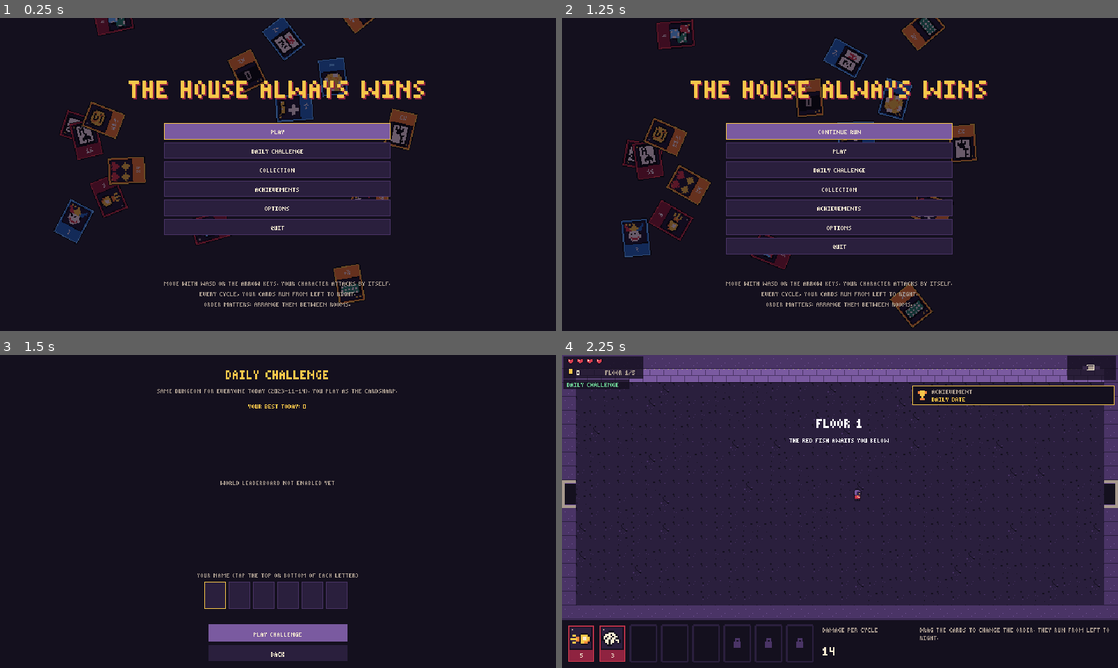
Above: before the commit, frames 1-4 (two rows, left to right).
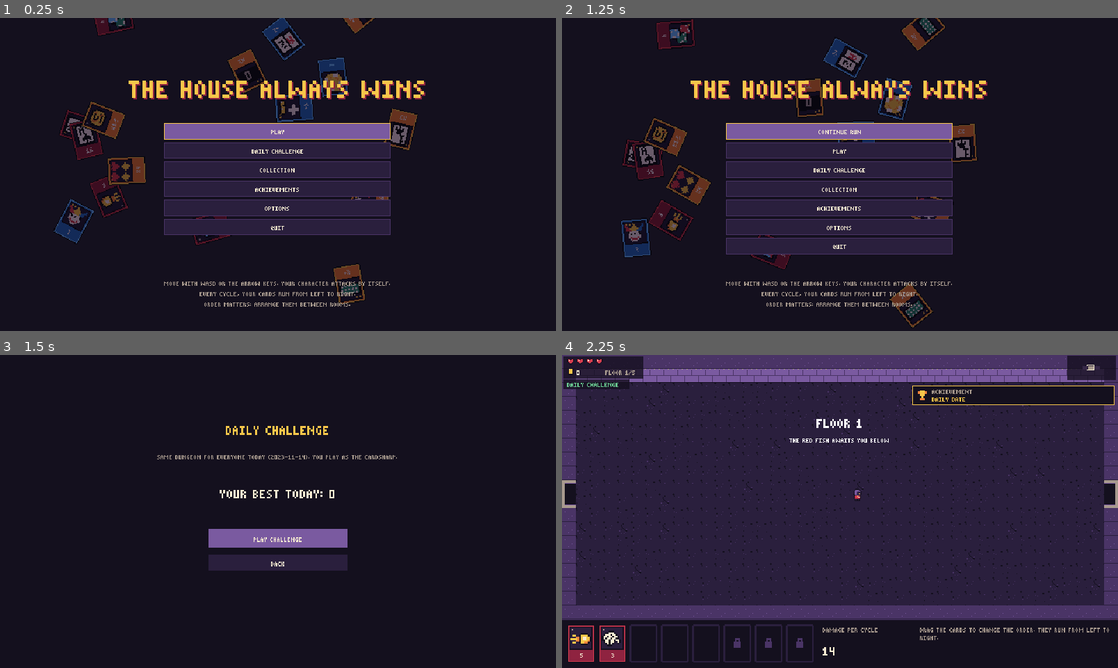
Above: after the commit, the same moments.

Repository: jcamara1240-hub/la-casa-siempre-gana
Game: Godot game, scene res://scenes/main.tscn
Two runs of this game, one before a commit and one after it. Both use one fixed random seed, a clock stepped at 60 frames per second and the inputs below.
Inputs (mouse positions are in pixels of both pictures, inside the frame that each line leads up to):
- Up to frame 1 (0.25 s): no input
- Up to frame 2 (1.25 s): tap Enter at 0.5 s; drag from (840, 305) to (895, 105) at 0.52 s
- Up to frame 3 (1.5 s): drag from (278, 511) to (250, 574) at 1.27 s
- Up to frame 4 (2.25 s): tap Space at 2 s; move the mouse to (840, 511) at 2.02 s; hold Right from 2.03 s (still down); tap E at 2.1 s; click (840, 511) at 2.17 s

Frames 1-2 are identical in both runs. In frame 3, 8.9% of the frame differs, in the area x 28-72%, y 4-98%; in frame 4, nothing differs.

Commit message:
Quita la clasificación online del reto diario

Diff:
--- a/scripts/idioma.gd
+++ b/scripts/idioma.gd
@@ -145,10 +145,8 @@
 	"VIDA %d  ORO %d": "HEALTH %d  COINS %d", "PUNTOS": "SCORE", "LOGROS": "ACHIEVEMENTS", "LOGRO": "ACHIEVEMENT", "CONTINUAR PARTIDA": "CONTINUE RUN", "RETO DIARIO": "DAILY CHALLENGE",
 	"%d/%d   PARTIDAS %d   ENEMIGOS %d   MONEDAS %d   MEJOR COMBO %d": "%d/%d   RUNS %d   ENEMIES %d   COINS %d   BEST COMBO %d",
 	"MISMA MAZMORRA PARA TODOS HOY (%s). JUEGAS CON EL TAHÚR.": "SAME DUNGEON FOR EVERYONE TODAY (%s). YOU PLAY AS THE CARDSHARP.",
-	"TU NOMBRE (TOCA ARRIBA O ABAJO DE CADA LETRA)": "YOUR NAME (TAP THE TOP OR BOTTOM OF EACH LETTER)", "ENVIAR PUNTOS": "SUBMIT SCORE", "JUGAR RETO": "PLAY CHALLENGE",
-	"TU MEJOR MARCA DE HOY: %d": "YOUR BEST TODAY: %d", "CLASIFICACIÓN MUNDIAL AÚN NO ACTIVADA": "WORLD LEADERBOARD NOT ENABLED YET", "CARGANDO...": "LOADING...", "ENVIANDO...": "SUBMITTING...",
-	"SIN CONEXIÓN CON LA CLASIFICACIÓN": "CAN'T REACH THE LEADERBOARD", "NADIE HA JUGADO HOY. SÉ EL PRIMERO.": "NOBODY HAS PLAYED TODAY. BE THE FIRST.",
-	"Primera Sangre": "First Blood", "Elimina a tu primer enemigo.": "Defeat your first enemy.", "Limpieza de Sala": "Room Service", "Elimina a 100 enemigos en total.": "Defeat 100 enemies in total.",
+	"JUGAR RETO": "PLAY CHALLENGE",
+	"TU MEJOR MARCA DE HOY: %d": "YOUR BEST TODAY: %d", "Primera Sangre": "First Blood", "Elimina a tu primer enemigo.": "Defeat your first enemy.", "Limpieza de Sala": "Room Service", "Elimina a 100 enemigos en total.": "Defeat 100 enemies in total.",
 	"Exterminador": "Exterminator", "Plaga": "Plague", "Elimina a 5.000 enemigos en total.": "Defeat 5,000 enemies in total.", "Pescado Frito": "Fried Fish", "Vence al Pez Rojo.": "Beat the Red Fish.",
 	"Cazador de Jefes": "Boss Hunter", "Vence a 3 jefes distintos.": "Beat 3 different bosses.", "Dueño del Casino": "Casino Owner", "Vence a todos los jefes.": "Beat every boss.",
 	"Intocable": "Untouchable", "Vence a un jefe sin recibir daño.": "Beat a boss without taking damage.", "Desbancado": "Bank Broken", "Gana una partida.": "Win a run.", "Cliente Vetado": "Banned Customer", "Gana 3 partidas.": "Win 3 runs.",
--- a/scripts/main.gd
+++ b/scripts/main.gd
@@ -47,13 +47,11 @@
 var _tactiles: ControlesTactiles
 var _logros: PantallaLogros
 var _reto: PantallaReto
-var _marcador: Marcador
 var _prob_carta := 0.7
 var _cambiando_sala := false
 var _carta_pendiente := ""
 var _hint_tienda := ""
 var _articulo_mostrado := ""
-var _puntos_pendientes := -1
 var _sacudida := 0.0
 
 @onready var _mundo: Node2D = $Mundo
@@ -119,8 +117,6 @@
 	get_tree().quit_on_go_back = false
 	_logros = PantallaLogros.new()
 	_reto = PantallaReto.new()
-	_marcador = Marcador.new()
-	add_child(_marcador)
 	for pantalla in [_tactiles, _panel, _seleccion, _coleccion, _logros, _reto]:
 		$UI.add_child(pantalla)
 	$UI.move_child(_tactiles, _menu.get_index())
@@ -130,9 +126,8 @@
 	_seleccion.atras.connect(_menu.abrir_principal)
 	_coleccion.atras.connect(_menu.abrir_principal)
 	_panel.cerrado.connect(_al_cerrar_evento)
-	_reto.conectar(_marcador)
 	_menu.ver_logros.connect(_logros.abrir)
-	_menu.ver_reto.connect(func(): _reto.abrir())
+	_menu.ver_reto.connect(_reto.abrir)
 	_menu.reanudar.connect(continuar_partida)
 	_logros.atras.connect(_menu.abrir_principal)
 	_reto.atras.connect(_menu.abrir_principal)
@@ -156,13 +151,11 @@
 
 
 func _al_cerrar_final() -> void:
-	if not Juego.diario:
-		_ir_al_menu()
-		return
-	var puntos := _puntos_pendientes
+	var era_reto: bool = Juego.diario
 	_ir_al_menu()
-	_menu.cerrar()
-	_reto.abrir(puntos)
+	if era_reto:
+		_menu.cerrar()
+		_reto.abrir()
 
 
 func _reanudar() -> void:
@@ -933,9 +926,6 @@
 	Guardado.borrar()
 	Juego.novedades += Progreso.al_terminar_partida()
 	Juego.revisar_logros(gano)
-	_puntos_pendientes = -1
 	if Juego.diario:
-		var puntos := Juego.puntos_reto(gano)
-		if Progreso.registrar_reto(Juego.fecha_hoy(), puntos):
-			_puntos_pendientes = puntos
+		Progreso.registrar_reto(Juego.fecha_hoy(), Juego.puntos_reto(gano))
 	_pantalla.mostrar_final(gano)
--- a/scripts/marcador.gd
+++ /dev/null
@@ -1,70 +0,0 @@
-class_name Marcador
-extends Node
-## Habla con Firestore por su API REST: una colección de puntuaciones por cada día.
-
-signal top_recibido(filas: Array, correcto: bool)
-signal puntuacion_enviada(correcto: bool)
-
-var base := "https://firestore.googleapis.com/v1"
-var proyecto := MarcadorConfig.PROYECTO
-var clave := MarcadorConfig.CLAVE
-
-
-func _ready() -> void:
-	process_mode = Node.PROCESS_MODE_ALWAYS
-
-
-func configurado() -> bool:
-	return proyecto != "" and clave != ""
-
-
-func _ruta(fecha: String) -> String:
-	return "%s/projects/%s/databases/(default)/documents/dias/%s" % [base, proyecto, fecha]
-
-
-func pedir_top(fecha: String) -> void:
-	if not configurado():
-		top_recibido.emit([], false)
-		return
-	var cuerpo := {"structuredQuery": {
-		"from": [{"collectionId": "puntos"}],
-		"orderBy": [{"field": {"fieldPath": "puntos"}, "direction": "DESCENDING"}],
-		"limit": 10,
-	}}
-	_peticion("%s:runQuery?key=%s" % [_ruta(fecha), clave], cuerpo, _al_recibir_top)
-
-
-func enviar(fecha: String, nombre: String, puntos: int) -> void:
-	if not configurado():
-		puntuacion_enviada.emit(false)
-		return
-	var cuerpo := {"fields": {"nombre": {"stringValue": nombre}, "puntos": {"integerValue": str(puntos)}}}
-	_peticion("%s/puntos?key=%s" % [_ruta(fecha), clave], cuerpo, _al_enviar)
-
-
-func _peticion(url: String, cuerpo: Dictionary, al_terminar: Callable) -> void:
-	var http := HTTPRequest.new()
-	http.timeout = 12.0
-	add_child(http)
-	http.request_completed.connect(func(resultado, codigo, _cabeceras, datos):
-		http.queue_free()
-		al_terminar.call(resultado == HTTPRequest.RESULT_SUCCESS and codigo >= 200 and codigo < 300, datos.get_string_from_utf8()))
-	if http.request(url, ["Content-Type: application/json"], HTTPClient.METHOD_POST, JSON.stringify(cuerpo)) != OK:
-		http.queue_free()
-		al_terminar.call(false, "")
-
-
-func _al_enviar(correcto: bool, _texto: String) -> void:
-	puntuacion_enviada.emit(correcto)
-
-
-func _al_recibir_top(correcto: bool, texto: String) -> void:
-	var filas: Array = []
-	if correcto:
-		var datos = JSON.parse_string(texto)
-		if datos is Array:
-			for d in datos:
-				if d is Dictionary and d.has("document"):
-					var campos: Dictionary = d.document.fields
-					filas.append({"nombre": str(campos.nombre.stringValue), "puntos": int(campos.puntos.integerValue)})
-	top_recibido.emit(filas, correcto)
--- a/scripts/marcador_config.gd
+++ /dev/null
@@ -1,8 +0,0 @@
-class_name MarcadorConfig
-extends RefCounted
-## Datos del proyecto de Firebase para la clasificación mundial. Son públicos a propósito:
-## quien protege la base de datos son las reglas de Firestore, no estos valores.
-## Mientras estén vacíos, el reto diario funciona igual, pero solo con tu mejor marca.
-
-const PROYECTO := ""
-const CLAVE := ""
--- a/scripts/pantalla_reto.gd
+++ b/scripts/pantalla_reto.gd
@@ -1,25 +1,15 @@
 class_name PantallaReto
 extends Control
-## El reto diario: la clasificación de hoy, tu nombre y el botón de jugar.
+## El reto diario: la misma mazmorra para todos cada día y tu mejor marca.
 
 signal jugar_reto
 signal atras
 
-const LETRAS := "ABCDEFGHIJKLMNOPQRSTUVWXYZ0123456789 "
-const LARGO_NOMBRE := 6
-const CAJA_JUGAR := Rect2(240, 310, 160, 20)
-const CAJA_VOLVER := Rect2(240, 334, 160, 18)
+const CAJA_JUGAR := Rect2(240, 200, 160, 22)
+const CAJA_VOLVER := Rect2(240, 230, 160, 18)
 const COLOR_CREMA := Color8(247, 236, 210)
 const COLOR_ORO := Color8(247, 198, 74)
 const COLOR_GRIS := Color8(168, 154, 142)
-
-var marcador: Marcador
-
-var _filas: Array = []
-var _estado := ""
-var _nombre: Array = []
-var _cursor := 0
-var _pendiente_envio := -1
 
 
 func _ready() -> void:
@@ -28,101 +18,13 @@
 	visible = false
 
 
-func conectar(m: Marcador) -> void:
-	marcador = m
-	m.top_recibido.connect(_al_recibir)
-	m.puntuacion_enviada.connect(_al_enviar)
-
-
-func abrir(puntos_a_enviar := -1) -> void:
-	_pendiente_envio = puntos_a_enviar
-	_filas = []
-	_cursor = 0
-	var guardado := Progreso.nombre.rpad(LARGO_NOMBRE)
-	_nombre = []
-	for i in LARGO_NOMBRE:
-		_nombre.append(maxi(LETRAS.find(guardado[i].to_upper()), 0))
+func abrir() -> void:
 	visible = true
-	_refrescar()
-
-
-func _texto_nombre() -> String:
-	var t := ""
-	for i in _nombre:
-		t += LETRAS[i]
-	return t.strip_edges()
-
-
-func _refrescar() -> void:
-	if not marcador.configurado():
-		_estado = "sin_config"
-		return
-	if _pendiente_envio >= 0 and _texto_nombre() != "":
-		_enviar()
-		return
-	_estado = "cargando"
-	marcador.pedir_top(Juego.fecha_hoy())
-
-
-func _enviar() -> void:
-	Progreso.nombre = _texto_nombre()
-	Progreso.guardar()
-	_estado = "enviando"
-	marcador.enviar(Juego.fecha_hoy(), Progreso.nombre, _pendiente_envio)
-	_pendiente_envio = -1
-
-
-func _al_enviar(_correcto: bool) -> void:
-	if visible:
-		_estado = "cargando"
-		marcador.pedir_top(Juego.fecha_hoy())
-
-
-func _al_recibir(filas: Array, correcto: bool) -> void:
-	if not visible:
-		return
-	_filas = filas
-	_estado = "lista" if correcto else "error"
 	queue_redraw()
 
 
-func _process(_delta: float) -> void:
-	if visible:
-		queue_redraw()
-
-
-func _cambiar_letra(sentido: int) -> void:
-	_nombre[_cursor] = wrapi(_nombre[_cursor] + sentido, 0, LETRAS.length())
-	Sonido.tocar("mover")
-
-
-func _caja_letra(i: int) -> Rect2:
-	return Rect2(236.0 + i * 28.0, 262.0, 24.0, 30.0)
-
-
-func _gui_input(evento: InputEvent) -> void:
-	if not (evento is InputEventMouseButton) or not evento.pressed or evento.button_index != MOUSE_BUTTON_LEFT:
-		return
-	var p: Vector2 = evento.position
-	for i in LARGO_NOMBRE:
-		var c := _caja_letra(i)
-		if c.has_point(p):
-			_cursor = i
-			_cambiar_letra(1 if p.y >= c.get_center().y else -1)
-			return
-	if CAJA_JUGAR.has_point(p):
-		_accion_principal()
-	elif CAJA_VOLVER.has_point(p):
-		_volver()
-
-
-func _accion_principal() -> void:
+func _jugar() -> void:
 	Sonido.tocar("clic")
-	Progreso.nombre = _texto_nombre()
-	Progreso.guardar()
-	if _pendiente_envio >= 0 and marcador.configurado() and Progreso.nombre != "":
-		_enviar()
-		return
 	visible = false
 	jugar_reto.emit()
 
@@ -133,15 +35,20 @@
 	atras.emit()
 
 
+func _gui_input(evento: InputEvent) -> void:
+	if not (evento is InputEventMouseButton) or not evento.pressed or evento.button_index != MOUSE_BUTTON_LEFT:
+		return
+	if CAJA_JUGAR.has_point(evento.position):
+		_jugar()
+	elif CAJA_VOLVER.has_point(evento.position):
+		_volver()
+
+
 func _unhandled_input(evento: InputEvent) -> void:
 	if not visible or not (evento is InputEventKey) or not evento.pressed or evento.echo:
 		return
 	match evento.keycode:
-		KEY_UP, KEY_W: _cambiar_letra(-1)
-		KEY_DOWN, KEY_S: _cambiar_letra(1)
-		KEY_LEFT, KEY_A: _cursor = wrapi(_cursor - 1, 0, LARGO_NOMBRE)
-		KEY_RIGHT, KEY_D: _cursor = wrapi(_cursor + 1, 0, LARGO_NOMBRE)
-		KEY_ENTER, KEY_KP_ENTER, KEY_SPACE: _accion_principal()
+		KEY_ENTER, KEY_KP_ENTER, KEY_SPACE: _jugar()
 		KEY_ESCAPE: _volver()
 		_: return
 	get_viewport().set_input_as_handled()
@@ -149,42 +56,12 @@
 
 func _draw() -> void:
 	draw_rect(Rect2(0, 0, 640, 360), Color8(20, 16, 30))
-	draw_string(Juego.fuente_grande, Vector2(0, 28), Idioma.t("RETO DIARIO"), HORIZONTAL_ALIGNMENT_CENTER, 640, 16, COLOR_ORO)
+	draw_string(Juego.fuente_grande, Vector2(0, 92), Idioma.t("RETO DIARIO"), HORIZONTAL_ALIGNMENT_CENTER, 640, 16, COLOR_ORO)
 	var info := Idioma.t("MISMA MAZMORRA PARA TODOS HOY (%s). JUEGAS CON EL TAHÚR.") % Juego.fecha_hoy()
-	draw_string(Juego.fuente, Vector2(0, 44), info, HORIZONTAL_ALIGNMENT_CENTER, 640, 8, COLOR_GRIS)
-	_dibujar_tabla()
-	draw_string(Juego.fuente, Vector2(0, 256), Idioma.t("TU NOMBRE (TOCA ARRIBA O ABAJO DE CADA LETRA)"), HORIZONTAL_ALIGNMENT_CENTER, 640, 8, COLOR_GRIS)
-	for i in LARGO_NOMBRE:
-		var c := _caja_letra(i)
-		draw_rect(c, Color8(42, 31, 61))
-		draw_rect(c, COLOR_ORO if i == _cursor else Color8(74, 52, 102), false, 1.0)
-		draw_string(Juego.fuente_grande, c.position + Vector2(0, 23), LETRAS[_nombre[i]], HORIZONTAL_ALIGNMENT_CENTER, c.size.x, 16, COLOR_CREMA)
-	var texto := "ENVIAR PUNTOS" if _pendiente_envio >= 0 and marcador.configurado() else "JUGAR RETO"
+	draw_string(Juego.fuente, Vector2(0, 120), info, HORIZONTAL_ALIGNMENT_CENTER, 640, 8, COLOR_GRIS)
+	var marca := Idioma.t("TU MEJOR MARCA DE HOY: %d") % Progreso.reto_mejor_hoy(Juego.fecha_hoy())
+	draw_string(Juego.fuente_grande, Vector2(0, 165), marca, HORIZONTAL_ALIGNMENT_CENTER, 640, 16, COLOR_CREMA)
 	draw_rect(CAJA_JUGAR, Color8(122, 90, 160))
-	draw_string(Juego.fuente, Vector2(CAJA_JUGAR.position.x, 324), Idioma.t(texto), HORIZONTAL_ALIGNMENT_CENTER, CAJA_JUGAR.size.x, 8, COLOR_CREMA)
+	draw_string(Juego.fuente, Vector2(CAJA_JUGAR.position.x, 215), Idioma.t("JUGAR RETO"), HORIZONTAL_ALIGNMENT_CENTER, CAJA_JUGAR.size.x, 8, COLOR_CREMA)
 	draw_rect(CAJA_VOLVER, Color8(42, 31, 61))
-	draw_string(Juego.fuente, Vector2(CAJA_VOLVER.position.x, 347), Idioma.t("VOLVER"), HORIZONTAL_ALIGNMENT_CENTER, CAJA_VOLVER.size.x, 8, COLOR_CREMA)
-
-
-func _dibujar_tabla() -> void:
-	var mi_marca := Idioma.t("TU MEJOR MARCA DE HOY: %d") % Progreso.reto_mejor_hoy(Juego.fecha_hoy())
-	draw_string(Juego.fuente, Vector2(0, 62), mi_marca, HORIZONTAL_ALIGNMENT_CENTER, 640, 8, COLOR_ORO)
-	var mensaje := ""
-	match _estado:
-		"sin_config": mensaje = "CLASIFICACIÓN MUNDIAL AÚN NO ACTIVADA"
-		"cargando": mensaje = "CARGANDO..."
-		"enviando": mensaje = "ENVIANDO..."
-		"error": mensaje = "SIN CONEXIÓN CON LA CLASIFICACIÓN"
-		"lista":
-			if _filas.is_empty():
-				mensaje = "NADIE HA JUGADO HOY. SÉ EL PRIMERO."
-	if mensaje != "":
-		draw_string(Juego.fuente, Vector2(0, 150), Idioma.t(mensaje), HORIZONTAL_ALIGNMENT_CENTER, 640, 8, COLOR_GRIS)
-		return
-	for i in _filas.size():
-		var y := 80.0 + i * 16.0
-		var fila: Dictionary = _filas[i]
-		var color := COLOR_ORO if i == 0 else COLOR_CREMA
-		draw_string(Juego.fuente, Vector2(200, y), "%d." % (i + 1), HORIZONTAL_ALIGNMENT_LEFT, -1, 8, COLOR_GRIS)
-		draw_string(Juego.fuente, Vector2(224, y), String(fila.nombre), HORIZONTAL_ALIGNMENT_LEFT, -1, 8, color)
-		draw_string(Juego.fuente, Vector2(320, y), str(fila.puntos), HORIZONTAL_ALIGNMENT_RIGHT, 120, 8, color)
+	draw_string(Juego.fuente, Vector2(CAJA_VOLVER.position.x, 243), Idioma.t("VOLVER"), HORIZONTAL_ALIGNMENT_CENTER, CAJA_VOLVER.size.x, 8, COLOR_CREMA)
--- a/scripts/progreso.gd
+++ b/scripts/progreso.gd
@@ -18,7 +18,6 @@
 static var logros: Array = []
 static var contadores: Dictionary = {}
 static var personajes_ganadores: Array = []
-static var nombre := ""
 static var reto_fecha := ""
 static var reto_mejor := 0
 
@@ -39,7 +38,6 @@
 	logros = cfg.get_value("progreso", "logros", [])
 	contadores = cfg.get_value("progreso", "contadores", {})
 	personajes_ganadores = cfg.get_value("progreso", "personajes_ganadores", [])
-	nombre = cfg.get_value("progreso", "nombre", "")
 	reto_fecha = cfg.get_value("progreso", "reto_fecha", "")
 	reto_mejor = cfg.get_value("progreso", "reto_mejor", 0)
 
@@ -58,7 +56,6 @@
 	cfg.set_value("progreso", "logros", logros)
 	cfg.set_value("progreso", "contadores", contadores)
 	cfg.set_value("progreso", "personajes_ganadores", personajes_ganadores)
-	cfg.set_value("progreso", "nombre", nombre)
 	cfg.set_value("progreso", "reto_fecha", reto_fecha)
 	cfg.set_value("progreso", "reto_mejor", reto_mejor)
 	cfg.save(RUTA)
@@ -143,16 +140,14 @@
 	return reto_mejor if reto_fecha == fecha else 0
 
 
-## Anota la marca del reto. Devuelve true si es tu primer intento de hoy.
-static func registrar_reto(fecha: String, puntos: int) -> bool:
-	var primero := reto_fecha != fecha
-	if primero:
+## Anota la marca del reto: se queda la mejor de cada día.
+static func registrar_reto(fecha: String, puntos: int) -> void:
+	if reto_fecha != fecha:
 		reto_fecha = fecha
 		reto_mejor = puntos
 	else:
 		reto_mejor = maxi(reto_mejor, puntos)
 	guardar()
-	return primero
 
 
 static func anotar_transformacion(id: String) -> Array:
--- a/tests/prueba_combo.gd
+++ b/tests/prueba_combo.gd
@@ -59,7 +59,7 @@
 			if not Idioma.EN.has(r.get_string(1)):
 				_fallos += 1
 				print("MAL  %s sin traducir: %s" % [ruta, r.get_string(1)])
-	for clave in ["CLASIFICACIÓN MUNDIAL AÚN NO ACTIVADA", "CARGANDO...", "ENVIANDO...", "SIN CONEXIÓN CON LA CLASIFICACIÓN", "NADIE HA JUGADO HOY. SÉ EL PRIMERO.", "ENVIAR PUNTOS", "JUGAR RETO", "PUNTOS", "FILA LLENA. TOCA …(127 unchanged characters)…
+	for clave in ["JUGAR RETO", "PUNTOS", "FILA LLENA. TOCA …(127 unchanged characters)…
 		if not Idioma.EN.has(clave):
 			_fallos += 1
 			print("MAL  sin traducir: ", clave)
--- a/tests/prueba_marcador.gd
+++ /dev/null
@@ -1,54 +0,0 @@
-extends SceneTree
-## Habla con un servidor falso que imita a Firestore (tests/firestore_falso.py).
-
-var _fallos := 0
-
-
-func _initialize() -> void:
-	_correr.call_deferred()
-
-
-func _ok(c: bool, que: String) -> void:
-	print("ok  " if c else "MAL ", que)
-	if not c:
-		_fallos += 1
-
-
-func _correr() -> void:
-	var J: Node = root.get_node("Juego")
-	var m = load("res://scenes/main.tscn").instantiate()
-	root.add_child(m)
-	await physics_frame
-	var marcador = m._marcador
-	marcador.base = "http://127.0.0.1:9811/v1"
-	marcador.proyecto = "prueba"
-	marcador.clave = "k"
-	marcador.enviar("2026-11-08", "JAIME", 1200)
-	await marcador.puntuacion_enviada
-	marcador.enviar("2026-11-08", "ANA", 3400)
-	var envio = await marcador.puntuacion_enviada
-	_ok(envio, "las puntuaciones se envían")
-	marcador.pedir_top("2026-11-08")
-	var r: Array = await marcador.top_recibido
-	_ok(r[1] and r[0].size() == 2 and r[0][0].nombre == "ANA" and r[0][0].puntos == 3400, "la clasificación llega ordenada: %s" % [r[0]])
-	marcador.pedir_top("2000-01-01")
-	r = await marcador.top_recibido
-	_ok(r[1] and r[0].is_empty(), "un día sin partidas da lista vacía")
-	marcador.base = "http://127.0.0.1:9/v1"
-	marcador.pedir_top("2026-11-08")
-	r = await marcador.top_recibido
-	_ok(not r[1], "sin conexión avisa del error en vez de colgarse")
-	marcador.base = "http://127.0.0.1:9811/v1"
-
-	m._menu.cerrar()
-	var reto = m._reto
-	reto.abrir(5000)
-	reto._nombre = [9, 0, 8, 12, 4, 36]  # "JAIME "
-	reto._pendiente_envio = 5000
-	reto._accion_principal()
-	await marcador.puntuacion_enviada
-	await marcador.top_recibido
-	await process_frame
-	_ok(reto._estado == "lista" and reto._filas[0].puntos == 5000 and reto._filas[0].nombre == "JAIME", "la pantalla envía y muestra la tabla")
-	print("FALLOS: ", _fallos, " ", J.fecha_hoy())
-	quit(1 if _fallos > 0 else 0)
--- a/tests/prueba_progreso.gd
+++ b/tests/prueba_progreso.gd
@@ -192,7 +192,10 @@
 	_ok(J.orden_jefes.size() == 5 and J.orden_jefes[0] == "pez", "cinco jefes por partida y el pez primero")
 	var hoy: String = J.fecha_hoy()
 	Progreso.reto_fecha = ""
-	_ok(Progreso.registrar_reto(hoy, 100) and not Progreso.registrar_reto(hoy, 300) and Progreso.reto_mejor_hoy(hoy) == 300, "solo el primer intento se envía, pero se guarda la mejor marca")
+	Progreso.registrar_reto(hoy, 100)
+	Progreso.registrar_reto(hoy, 300)
+	Progreso.registrar_reto(hoy, 200)
+	_ok(Progreso.reto_mejor_hoy(hoy) == 300, "el reto guarda la mejor marca del día")
 	m.empezar_reto()
 	var a1: Dictionary = {}
 	for k in m.salas:
Not shown, changed: export_presets.cfg
Not shown, removed: scripts/marcador.gd.uid
Not shown, removed: scripts/marcador_config.gd.uid
Not shown, removed: tests/prueba_marcador.gd.uid
